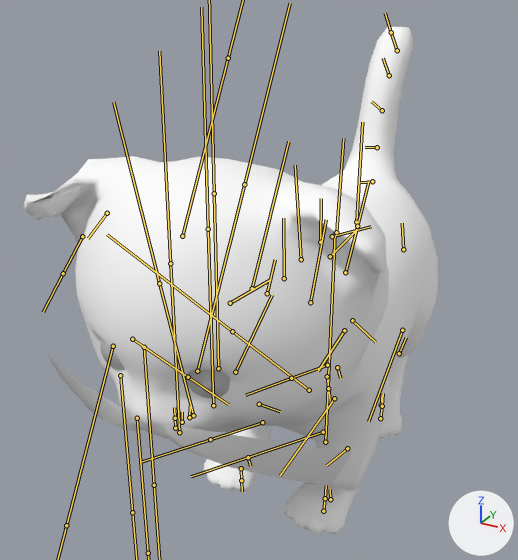
What one commit did to the FBX model virtualPet/Assets/EmeliesKitten.fbx.
Camera for both pictures: a 50 mm camera at (13.6, -32.4, 25.2) aimed at (-2.1, -4.0, 10.9). Lighting does not change. The marker at lower right points along +X, +Y and +Z. Both versions are drawn at frame 50 of the action 'Armature|Sad'; the numbers are the values there. The bones that bend it are drawn over the model as lines.

In view in the first picture: 'kitt_Body1', 'kitt_Cornea1', 'kitt_Hair1'.
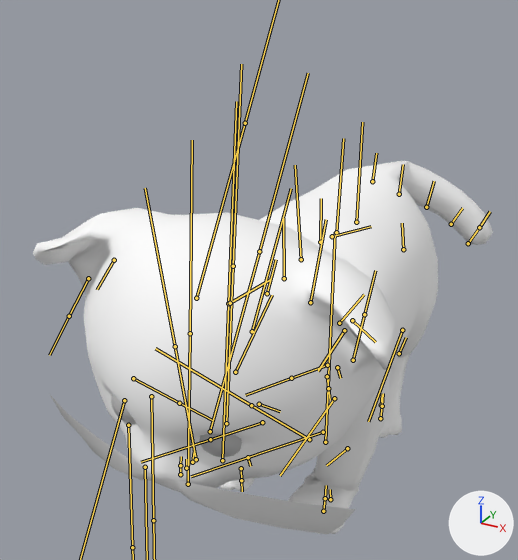
Edits to the bpy script that builds the scene:
```text
Change bone_neck:
    where bone_neck = bpy.data.objects['Armature'].pose.bones['Neck']  # child of 'Spine3'
    bone_neck.rotation_quaternion: (1.0, 0.0, 0.0, 0.0) -> (0.999, -0.018, 0.041, -0.013)  # degrees (0, 0, 0) -> degrees (-2, 5, -2)
Change bone_head:
    where bone_head = bpy.data.objects['Armature'].pose.bones['Head']  # child of 'Neck'
    bone_head.location: (0.0, 0.0, 0.0) -> (-103.0, -178.0, 0.0)
Change bone_leftear2:
    where bone_leftear2 = bpy.data.objects['Armature'].pose.bones['LeftEar2']  # child of 'LeftEar1'
    bone_leftear2.location: (-93.0, -108.0, -49.0) -> (-138.0, -161.0, -73.0)
Change bone_rightear2:
    where bone_rightear2 = bpy.data.objects['Armature'].pose.bones['RightEar2']  # child of 'RightEar1'
    bone_rightear2.location: (140.0, 163.0, 74.0) -> (130.0, 151.0, 69.0)
Change bone_tail2:
    where bone_tail2 = bpy.data.objects['Armature'].pose.bones['Tail2']  # child of 'Tail1'
    bone_tail2.rotation_quaternion: (1.0, 0.0, 0.0, 0.0) -> (0.468, -0.354, -0.095, -0.804)  # degrees (0, 0, 0) -> degrees (-14, -41, -114)
```

Location of each change, [x1, y1, x2, y2] in pixels of the pictures (518 x 560 px):
'kitt_Body1', posed (11% wider, 26% shorter)
    before: [23, 27, 438, 534]
    after: [33, 161, 493, 534]
'kitt_Hair1', posed
    before: [46, 353, 353, 486]
    after: [50, 395, 356, 534]
bone 'Neck', root to tip
    before: (267, 293) to (275, 259)
    after: (267, 293) to (276, 259)
bone 'Head', root to tip
    before: (252, 288) to (288, 141)
    after: (252, 331) to (291, 188)
bone 'LeftEar2', root to tip
    before: (345, 272) to (357, 226)
    after: (353, 360) to (364, 314)
bone 'RightEar2', root to tip
    before: (82, 236) to (63, 273)
    after: (88, 278) to (69, 316)
bone 'Tail2', root to tip
    before: (372, 181) to (360, 182)
    after: (372, 181) to (376, 153)
